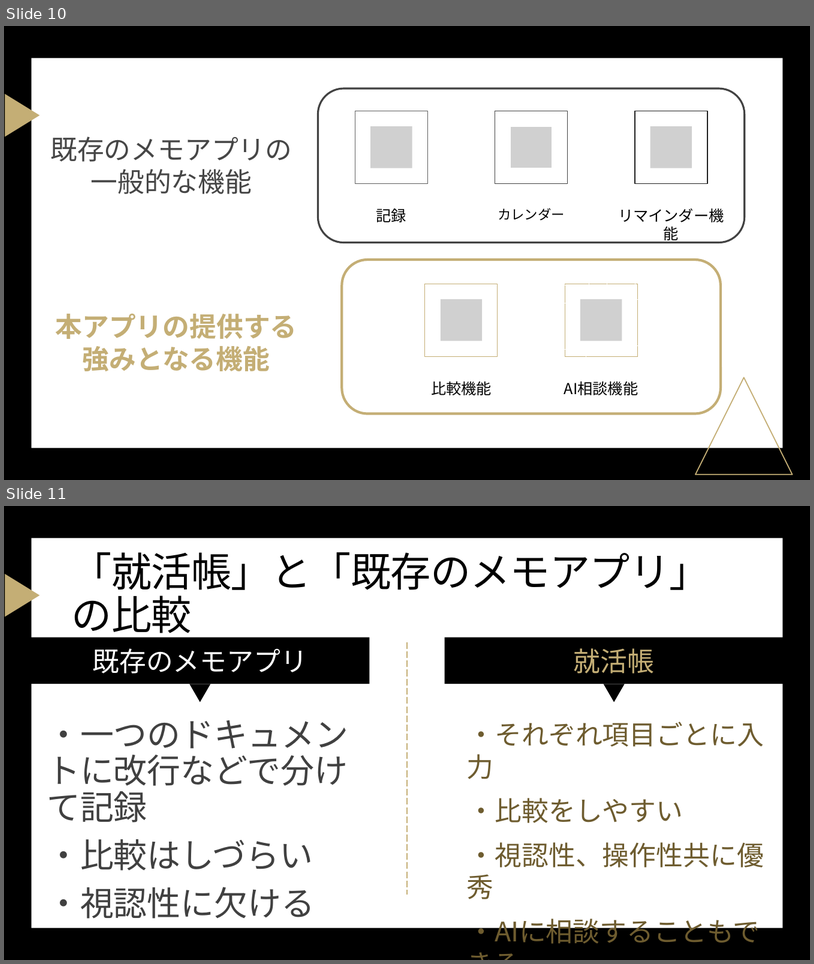
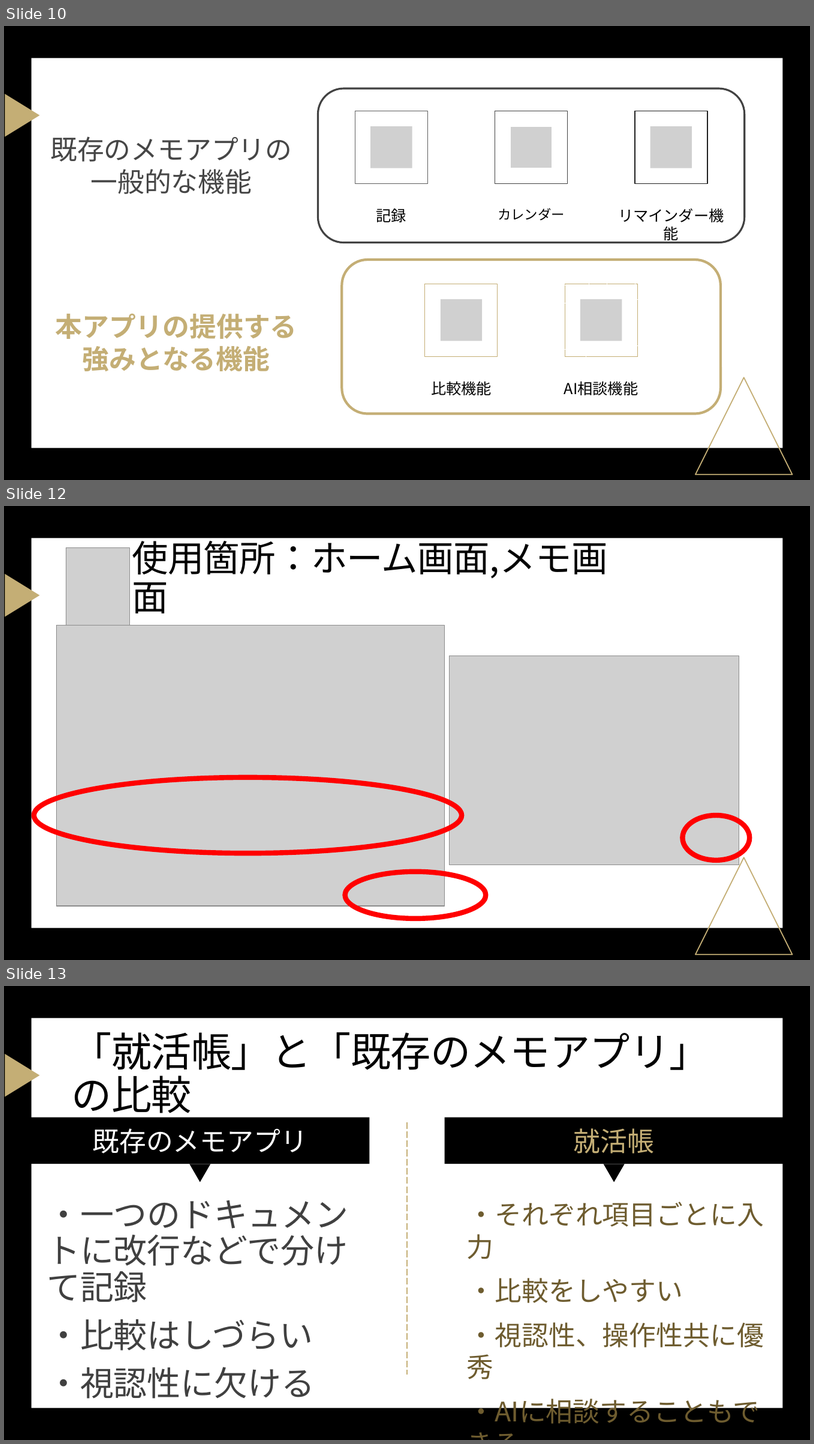
Before and after one commit to mottiriOMOTI/Mobile-development2026, a slide deck: 就活帳.pptx. Shown one above the other, each under a label of ours: slides 10 and 11 before the commit, slides 10, 12 and 13 after it; the slides between them are not shown. The pictures are 814x964 and 814x1444 pixels, drawn with LibreOffice and Linux fonts; fonts in the diff are those of the drawing; grey boxes stand for pictures. Boxes give left, top, right and bottom in pixels: in the first picture for what was removed or moved away, otherwise in the second. Text is boxed around its words. In the diff, an @@ line names an element or a change of style, - is before the commit and + after.

```diff
--- a/就活帳.pptx
+++ b/就活帳.pptx
@@ slide 12 added at [4,506,810,960], background #000000; not listed: 3 template elements that a slide beside it also shows @@
@@ title added at [132,534,608,613], 43.2 pt, text #000000 @@
+使用箇所：ホーム画面,メモ画面
@@ picture added at [66,548,130,625] @@
@@ picture added at [57,625,445,905] @@
@@ picture added at [450,655,740,865] @@
@@ ellipse added at [33,777,462,853], outline #FF0000 6 pt @@
@@ ellipse added at [683,815,750,860], outline #FF0000 6 pt @@
@@ ellipse added at [345,871,486,918], outline #FF0000 6 pt @@
@@ what was slide 11 is now slide 13 @@
```
Also in this commit, not shown: 2 slides changed, 2 other slides added, 12 other files.
